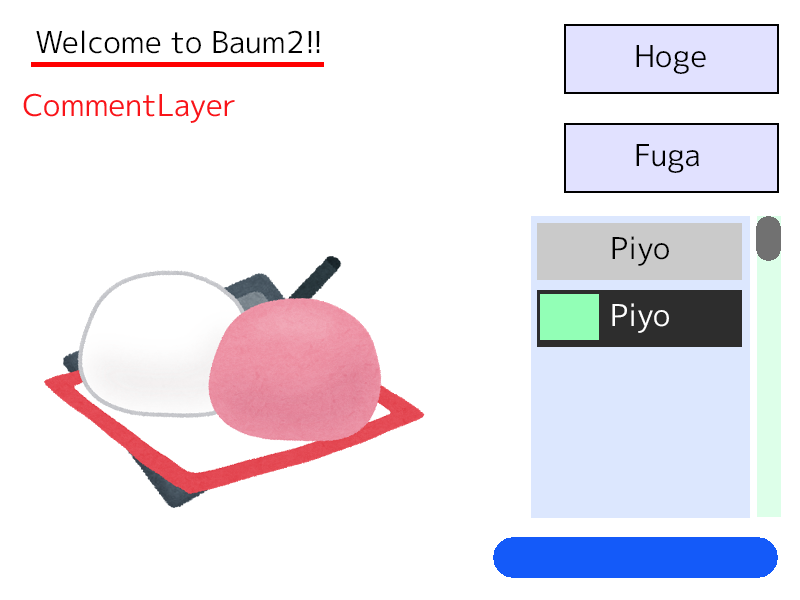
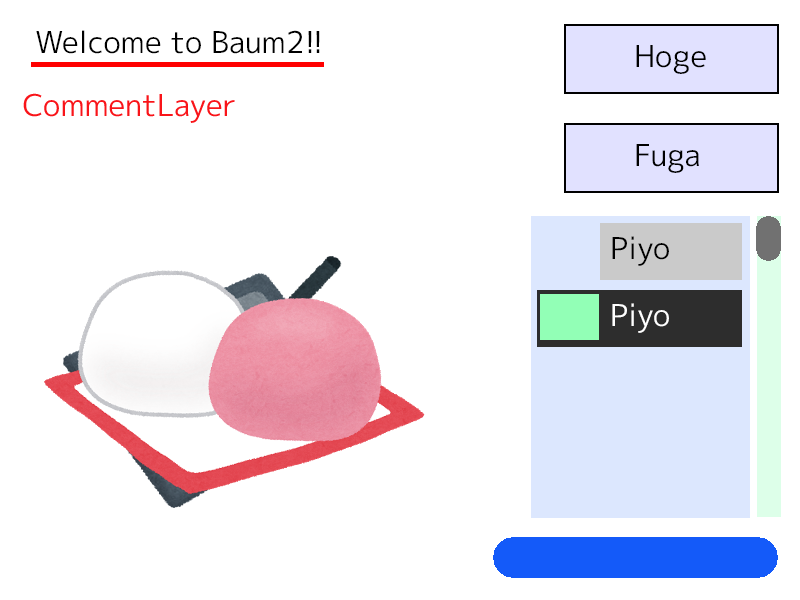
Comparing the layer stacks of the two 800 × 600 images. Changes:
painted on "Background" (4th of 8, in "ListSample@Pivot=BottomRight" › "PiyoList@Scroll=Vertical" › "Item1") over bbox(537, 223, 600, 280)
